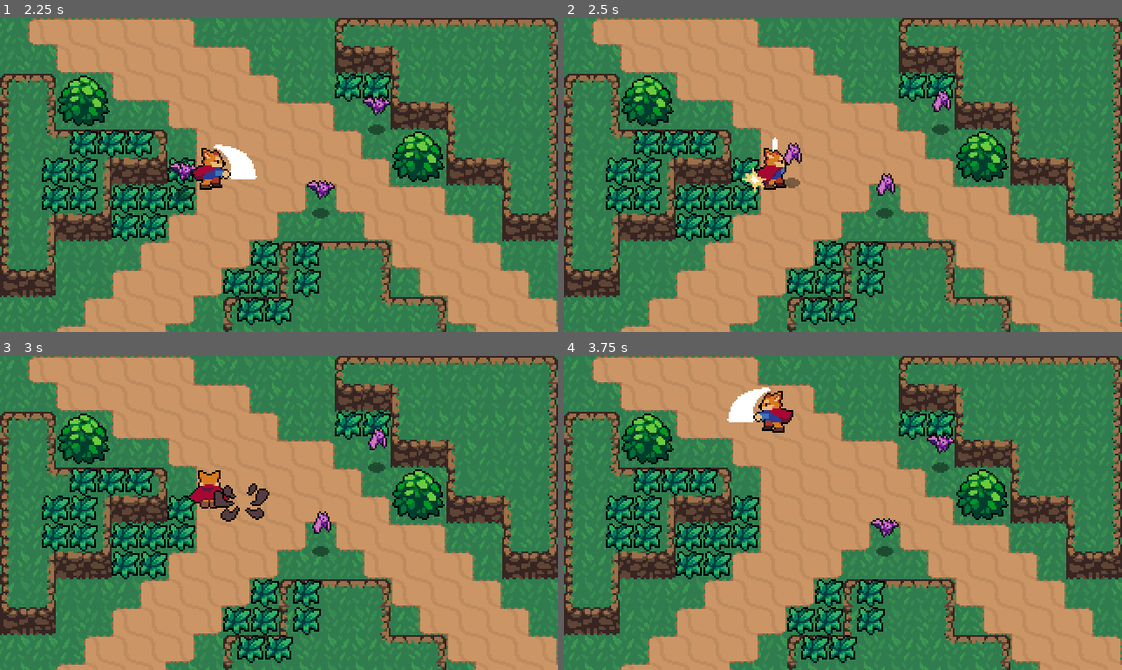
Above: before the commit, frames 1-4 (two rows, left to right).
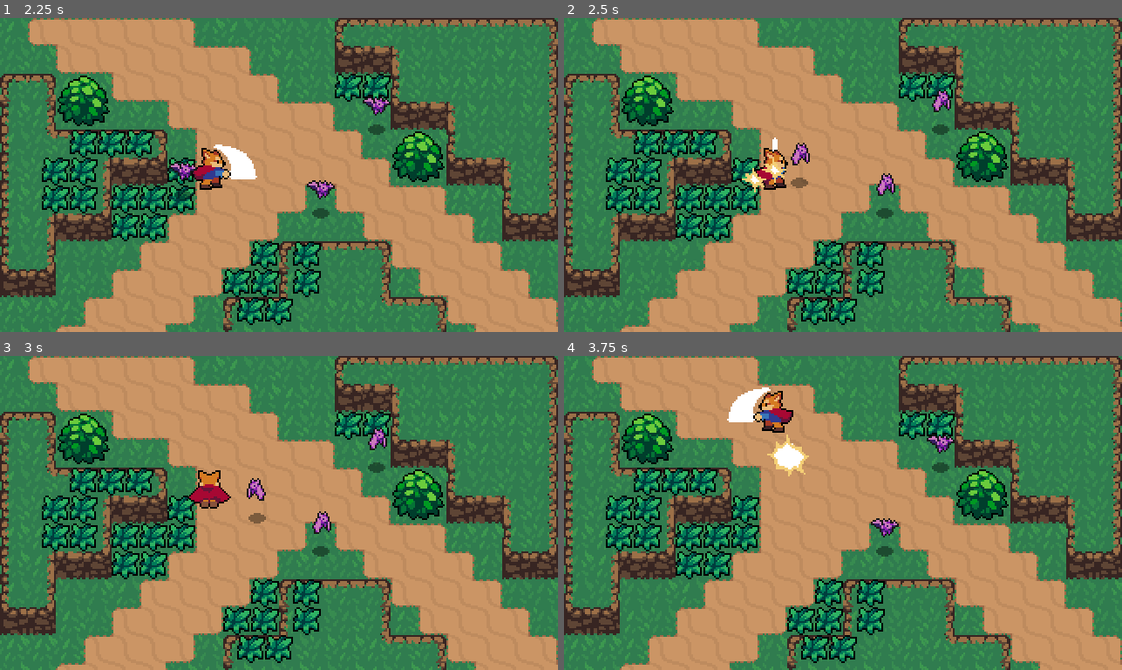
Above: after the commit, the same moments.

Repository: MSVP123/ActionRPG
Game: Godot game, scene res://World.tscn
Same seed, same stepped clock (60 frames per second), same inputs: the game is played once before the commit and once after it.
Inputs (mouse positions are in pixels of both pictures, inside the frame that each line leads up to):
- Up to frame 1 (2.25 s): move the mouse to (401, 159) at 0.52 s; hold D (right) 0.53-1.28 s; hold Right mouse button (attack) 0.53-1.28 s; move the mouse to (167, 190) at 1.27 s; hold S (backwords) 1.28-2.03 s; tap Mouse wheel up (roll) at 1.35 s; move the mouse to (334, 105) at 2.02 s; hold D (right) from 2.03 s (still down); hold Right mouse button (attack) from 2.03 s (still down)
- Up to frame 2 (2.5 s): keep holding D (right); keep holding Right mouse button (attack)
- Up to frame 3 (3 s): move the mouse to (251, 575) at 2.77 s; release D (right) at 2.78 s; release Right mouse button (attack) at 2.78 s; hold W (forward) from 2.78 s (still down); tap Mouse wheel up (roll) at 2.85 s
- Up to frame 4 (3.75 s): move the mouse to (1010, 560) at 3.52 s; release W (forward) at 3.53 s; hold A (left) from 3.53 s (still down); hold Right mouse button (attack) from 3.53 s (still down)

Frame 1 is identical in both runs. In frame 2, 0.4% of the frame differs, in the area x 35-45%, y 39-55%; in frame 3, 0.6%, in the area x 38-49%, y 38-54%; in frame 4, 0.5%.

Commit message:
invincibility

Diff:
--- a/Effects/Effect.gd
+++ b/Effects/Effect.gd
@@ -2,6 +2,7 @@
 
 
 func _ready():
+# warning-ignore:return_value_discarded
 	connect("animation_finished", self, "_animation_finished")
 	play("animate")
 
--- a/Enemies/Bat/Bat.gd
+++ b/Enemies/Bat/Bat.gd
@@ -16,14 +16,15 @@
 onready var sprite = $AnimatedSprite
 onready var stats = $Stats
 onready var playerDetectionZone = $PlayerDectionZone
+onready var hurtBox = $hurtBox
 
 var velocity = Vector2.ZERO
-var knockBack = Vector2.ZERO
+var knockback = Vector2.ZERO
 
 
 func _physics_process(delta):
-	knockBack = knockBack.move_toward(Vector2.ZERO, FRICTION * delta)
-	knockBack = move_and_slide(knockBack)
+	knockback = knockback.move_toward(Vector2.ZERO, FRICTION * delta)
+	knockback = move_and_slide(knockback)
 
 	match state:
 		IDLE:
@@ -50,7 +51,9 @@
 
 func _on_hurtBox_area_entered(area):
 	stats.health -= area.damage
-	knockBack = area.knockback_vector * 120
+	hurtBox.start_invincibility(0.5)
+	knockback = area.knockback_vector * 150
+	hurtBox.create_hit_effect()
 
 
 func _no_health():
--- a/Enemies/Bat/Bat.tscn
+++ b/Enemies/Bat/Bat.tscn
@@ -6,6 +6,7 @@
 [ext_resource path="res://Overlap/hurtBox.tscn" type="PackedScene" id=4]
 [ext_resource path="res://Stats/Stats.tscn" type="PackedScene" id=5]
 [ext_resource path="res://Enemies/PlayerDectionZone.tscn" type="PackedScene" id=6]
+[ext_resource path="res://Overlap/hitBox.tscn" type="PackedScene" id=7]
 
 [sub_resource type="AtlasTexture" id=1]
 atlas = ExtResource( 1 )
@@ -44,6 +45,9 @@
 [sub_resource type="CircleShape2D" id=9]
 radius = 50.636
 
+[sub_resource type="CircleShape2D" id=10]
+radius = 5.09902
+
 [node name="Bat" type="KinematicBody2D"]
 collision_layer = 4
 script = ExtResource( 3 )
@@ -75,8 +79,16 @@
 modulate = Color( 0.333333, 1, 0.0901961, 1 )
 shape = SubResource( 9 )
 
+[node name="hitBox" parent="." instance=ExtResource( 7 )]
+collision_mask = 8
+
+[node name="CollisionShape2D" parent="hitBox" index="0"]
+position = Vector2( 0, -16 )
+shape = SubResource( 10 )
+
 [connection signal="area_entered" from="hurtBox" to="." method="_on_hurtBox_area_entered"]
 [connection signal="no_health" from="Stats" to="." method="_no_health"]
 
 [editable path="hurtBox"]
 [editable path="PlayerDectionZone"]
+[editable path="hitBox"]
--- a/Overlap/hurtBox.gd
+++ b/Overlap/hurtBox.gd
@@ -1,12 +1,39 @@
 extends Area2D
-
-export var show_hit = true
 
 const HitEffect = preload("res://Effects/HitEffect/HitEffect.tscn")
 
-func _on_hurtBox_area_entered(_area):
-	if show_hit:
-		var effect = HitEffect.instance()
-		var main  = get_tree().current_scene
-		main.add_child(effect)
-		effect.global_position = global_position
+var invincible = false setget set_invincible
+
+onready var timer = $Timer
+
+signal invincibility_started
+signal invincibility_ended
+
+func set_invincible(value):
+	invincible = value
+	if invincible == true:
+		emit_signal("invincibility_started")
+	else:
+		emit_signal("invincibility_ended")
+
+func start_invincibility(duration):
+	self.invincible = true
+	timer.start(duration)
+
+func _on_Timer_timeout():
+	self.invincible = false
+
+
+func _on_hurtBox_invincibility_started():
+	set_deferred("monitoring", false)
+
+
+func _on_hurtBox_invincibility_ended():
+	monitoring = true
+
+
+func create_hit_effect():
+	var effect = HitEffect.instance()
+	var main = get_tree().current_scene
+	main.add_child(effect)
+	effect.global_position = global_position
--- a/Overlap/hurtBox.tscn
+++ b/Overlap/hurtBox.tscn
@@ -9,4 +9,8 @@
 
 [node name="CollisionShape2D" type="CollisionShape2D" parent="."]
 
-[connection signal="area_entered" from="." to="." method="_on_hurtBox_area_entered"]
+[node name="Timer" type="Timer" parent="."]
+
+[connection signal="invincibility_ended" from="." to="." method="_on_hurtBox_invincibility_ended"]
+[connection signal="invincibility_started" from="." to="." method="_on_hurtBox_invincibility_started"]
+[connection signal="timeout" from="Timer" to="." method="_on_Timer_timeout"]
--- a/Player/Player.tscn
+++ b/Player/Player.tscn
@@ -1,8 +1,9 @@
-[gd_scene load_steps=55 format=2]
+[gd_scene load_steps=57 format=2]
 
 [ext_resource path="res://Player/player.gd" type="Script" id=1]
 [ext_resource path="res://Player/Player.png" type="Texture" id=2]
 [ext_resource path="res://Overlap/hitBox.tscn" type="PackedScene" id=3]
+[ext_resource path="res://Overlap/hurtBox.tscn" type="PackedScene" id=4]
 
 [sub_resource type="CapsuleShape2D" id=1]
 radius = 4.0
@@ -20,7 +21,7 @@
 "times": PoolRealArray( 0 ),
 "transitions": PoolRealArray( 1 ),
 "update": 0,
-"values": [ 41 ]
+"values": [ 18 ]
 }
 
 [sub_resource type="Animation" id=26]
@@ -634,6 +635,10 @@
 radius = 14.0
 height = 12.0
 
+[sub_resource type="CapsuleShape2D" id=55]
+radius = 6.0
+height = 6.0
+
 [node name="Player" type="KinematicBody2D"]
 collision_layer = 2
 script = ExtResource( 1 )
@@ -642,7 +647,7 @@
 position = Vector2( 0, -9 )
 texture = ExtResource( 2 )
 hframes = 60
-frame = 41
+frame = 18
 
 [node name="CollisionShape2D" type="CollisionShape2D" parent="."]
 position = Vector2( 0, 1 )
@@ -693,4 +698,14 @@
 shape = SubResource( 40 )
 disabled = true
 
+[node name="hurtBox" parent="." instance=ExtResource( 4 )]
+collision_layer = 8
+
+[node name="CollisionShape2D" parent="hurtBox" index="0"]
+position = Vector2( 0, -4 )
+shape = SubResource( 55 )
+
+[connection signal="area_entered" from="hurtBox" to="." method="_on_hurtBox_area_entered"]
+
 [editable path="HitBoxPiviot/SwordHitBox"]
+[editable path="hurtBox"]
--- a/Player/player.gd
+++ b/Player/player.gd
@@ -7,6 +7,7 @@
 
 var velocity = Vector2.ZERO
 var roll_vector = Vector2.DOWN
+var stats = PlayerStats
 var state = MOVE
 enum { MOVE, ROLL, ATTACK
 }
@@ -16,8 +17,10 @@
 onready var animation_state = $AnimationTree.get("parameters/playback")
 
 onready var swordHitBox = $HitBoxPiviot/SwordHitBox
+onready var hurtBox = $hurtBox
 
 func _ready():
+	stats.connect("no_health", self, "queue_free")
 	animation_tree.active = true
 	swordHitBox.knockback_vector = roll_vector
 
@@ -64,14 +67,23 @@
 func attack_state(_delta):
 	animation_state.travel("Attack")
 
+
 func attack_animation_finished():
 	state = MOVE
+
 
 func roll_state(_delta):
 	velocity = roll_vector * ROLL_SPEED
 	animation_state.travel("Roll")
 	move()
 
+
 func roll_animation_finished():
 	velocity =  velocity / 2
 	state = MOVE
+
+
+func _on_hurtBox_area_entered(_area):
+	stats.health -= 1
+	hurtBox.start_invincibility(0.75)
+	hurtBox.create_hit_effect()
--- /dev/null
+++ b/Stats/PlayerStats.tscn
@@ -0,0 +1,6 @@
+[gd_scene load_steps=2 format=2]
+
+[ext_resource path="res://Stats/Stats.tscn" type="PackedScene" id=1]
+
+[node name="PlayerStats" instance=ExtResource( 1 )]
+max_health = 5
--- a/project.godot
+++ b/project.godot
@@ -13,6 +13,10 @@
 config/name="RPG Test"
 run/main_scene="res://World.tscn"
 config/icon="res://icon.png"
+
+[autoload]
+
+PlayerStats="*res://Stats/PlayerStats.tscn"
 
 [display]
 
Not shown: 1 places in Enemies/Bat/Bat.tscn that only renumber resources
